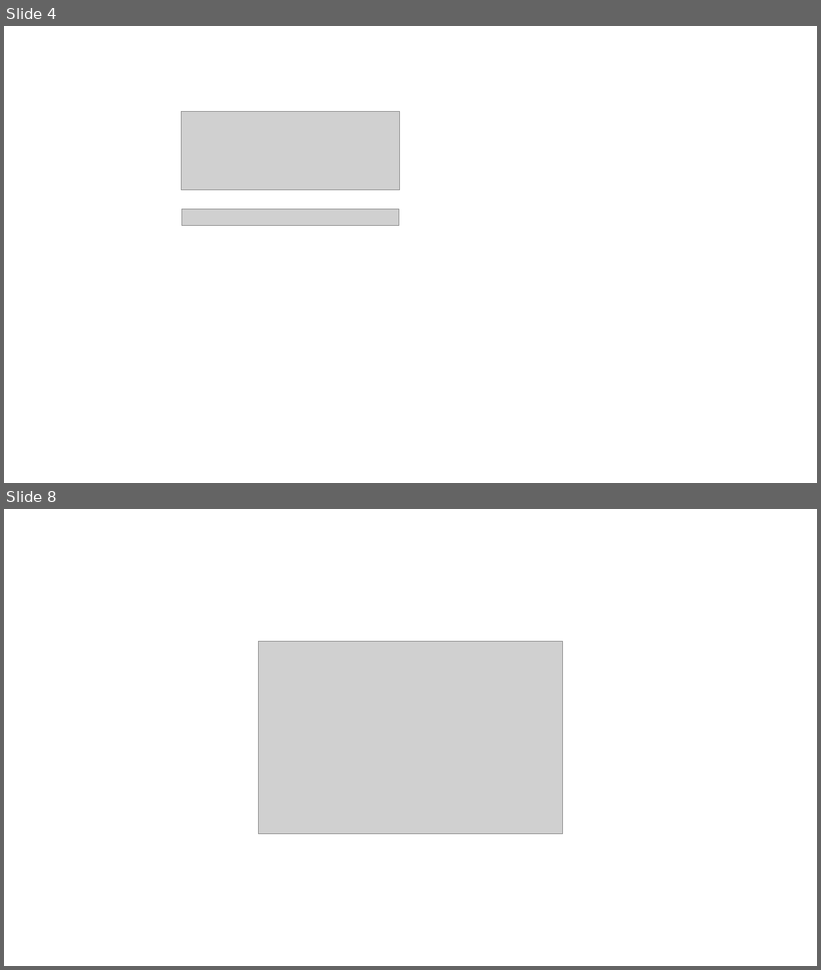
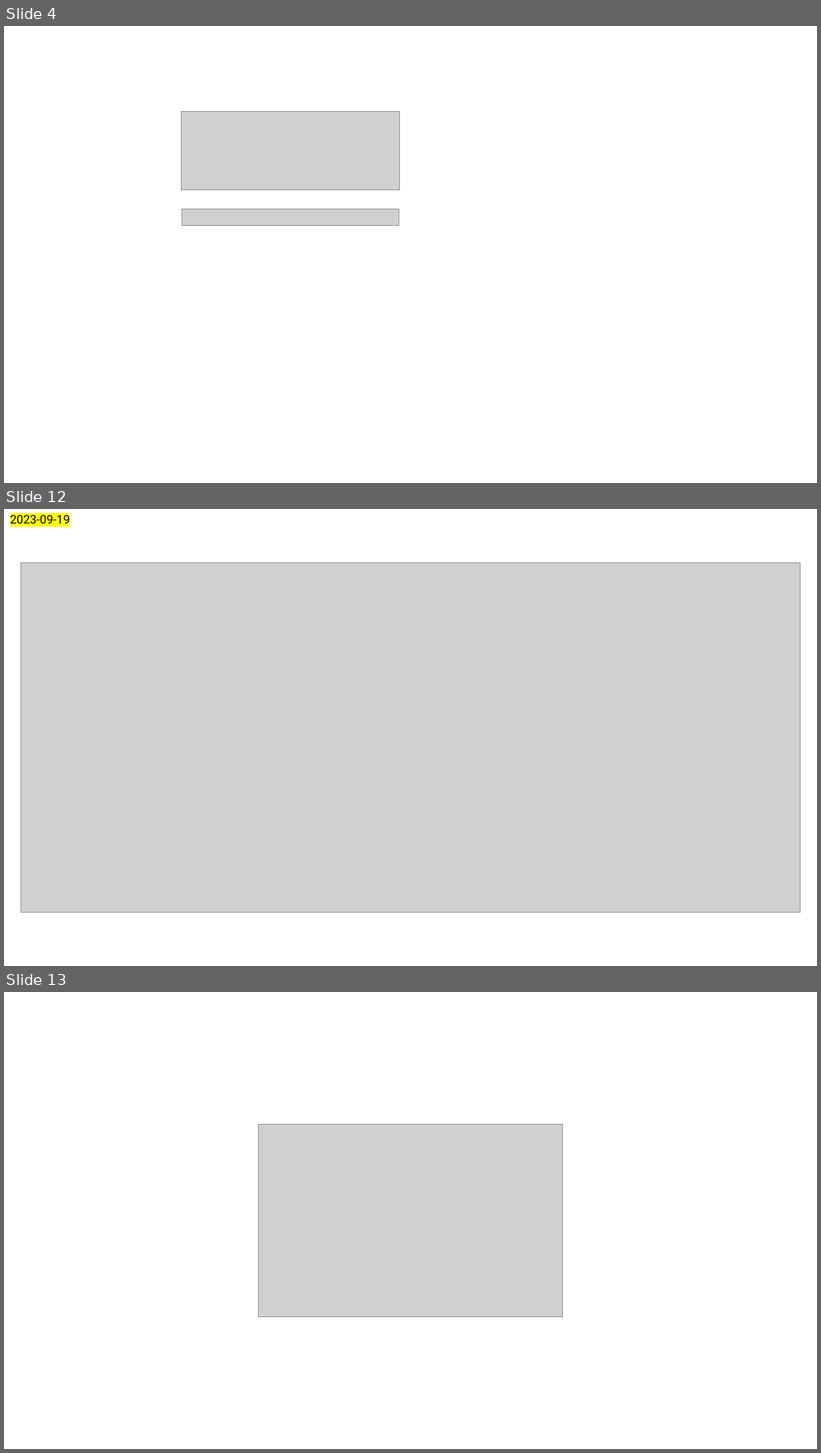
Before and after one commit to keun-hong/keun-hong.github.io, a slide deck: images/00_post_prep/ppt_230907.pptx. Shown one above the other, each under a label of ours: slides 4 and 8 before the commit, slides 4, 12 and 13 after it; the slides between them are not shown. The pictures are 821x970 and 821x1453 pixels, drawn with LibreOffice and Linux fonts; fonts in the diff are those of the drawing; grey boxes stand for pictures. Boxes give left, top, right and bottom in pixels: in the first picture for what was removed or moved away, otherwise in the second. Text is boxed around its words. In the diff, an @@ line names an element or a change of style, - is before the commit and + after.

```diff
--- a/images/00_post_prep/ppt_230907.pptx
+++ b/images/00_post_prep/ppt_230907.pptx
@@ slide 12 added at (4,509,817,966), background #FFFFFF @@
@@ text added at (10,515,70,527), 14 pt, text #000000 @@
+2023-09-19
@@ picture added at (20,563,800,913) @@
@@ what was slide 8 is now slide 13 @@
```
Also in this commit, not shown: 1 slide changed, 6 other slides added, 2 slides removed, 16 other files.
